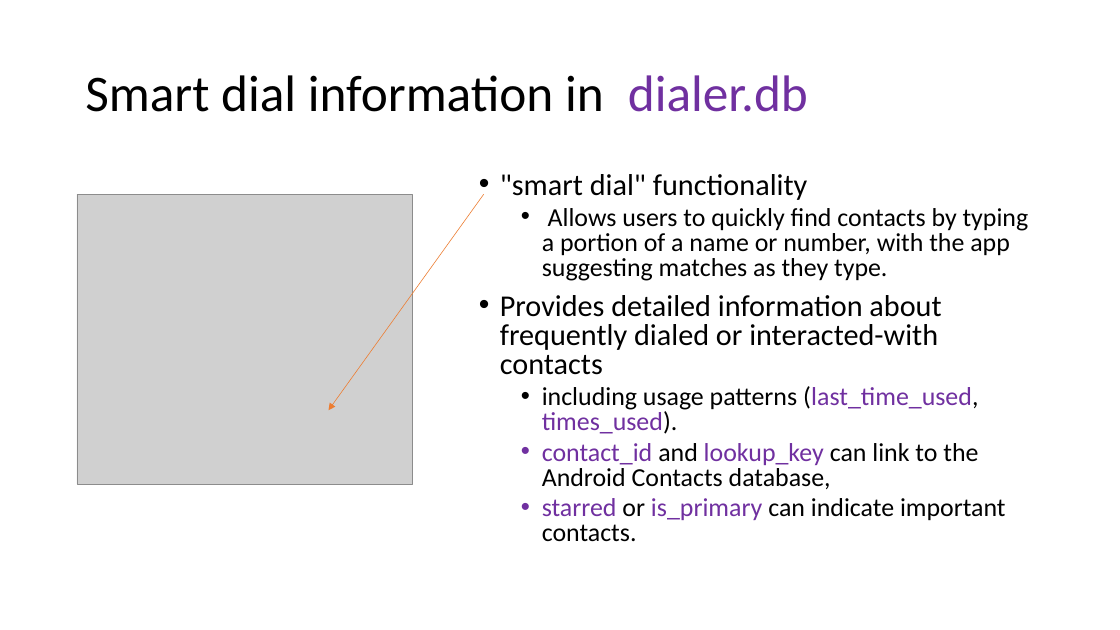
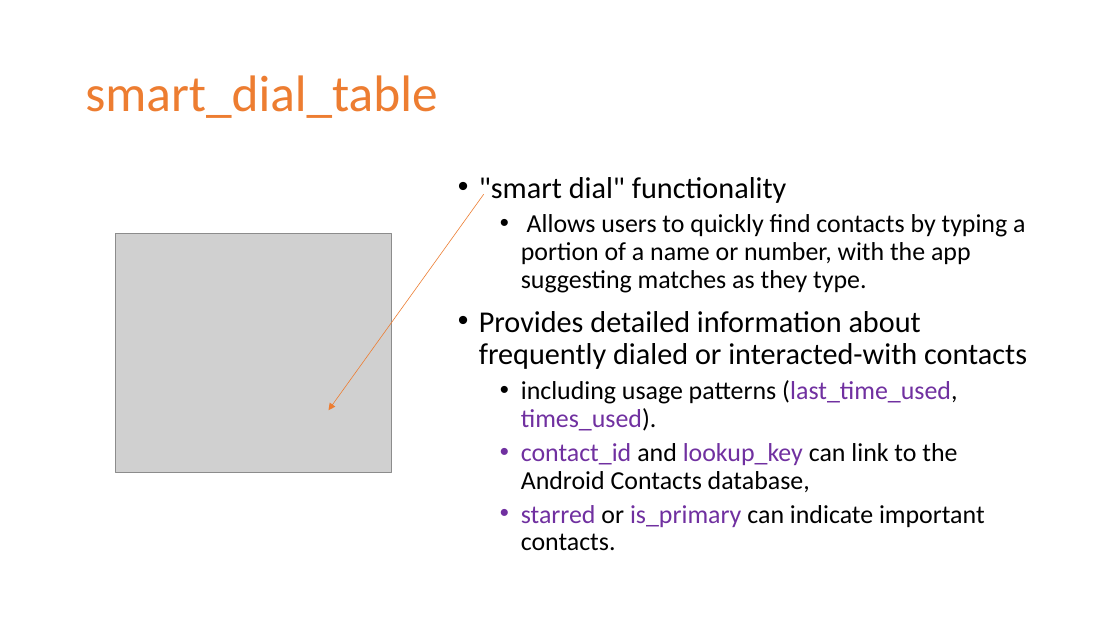
Before and after one commit to frankwxu/digital-forensics-lab, a slide deck: slide 20 of Android10/5_2_2_GMS_App_Investigations_Dialer.pptx (slide 10 before the commit). Drawn at 1120x630 pixels with LibreOffice and Linux fonts; fonts in the diff are those of the drawing; grey boxes stand for pictures; background and template pictures are left out. Boxes give left, top, right and bottom in pixels: in the first picture for what was removed or moved away, otherwise in the second. Text is boxed around its words. In the diff, an @@ line names an element or a change of style, - is before the commit and + after.

Commit message:
improve ASOP and GMS Dialer

```diff
--- a/Android10/5_2_2_GMS_App_Investigations_Dialer.pptx
+++ b/Android10/5_2_2_GMS_App_Investigations_Dialer.pptx
@@ title at (85, 75, 437, 118): text changed; text colour #000000 to #ED7D31 @@
-Smart dial information in dialer.db
+smart_dial_table
@@ text ""smart dial" functionality": place and size @@
-text ""smart dial" functionality" at (500, 174, 1029, 542)
+text ""smart dial" functionality" at (479, 177, 1027, 551)
@@ text ""smart dial" functionality" at (479, 177, 1027, 551): line spacing 0.8 to 0.9 @@
@@ picture: place and size @@
-picture at (77, 194, 413, 484)
+picture at (115, 234, 392, 473)
```
Also in this commit, not shown: 6 other slides changed, 11 slides added, 2 slides removed, 2 other files.
